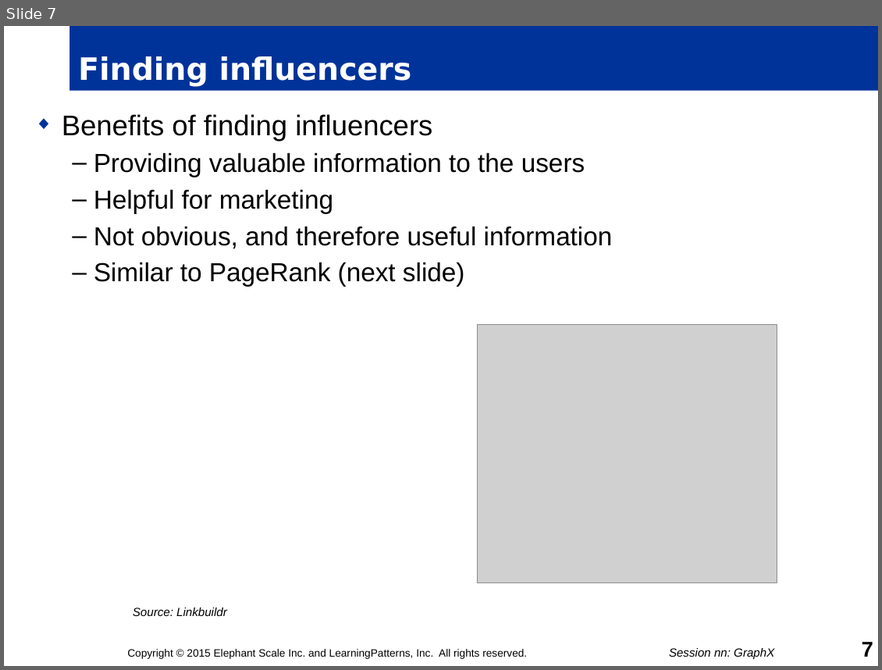
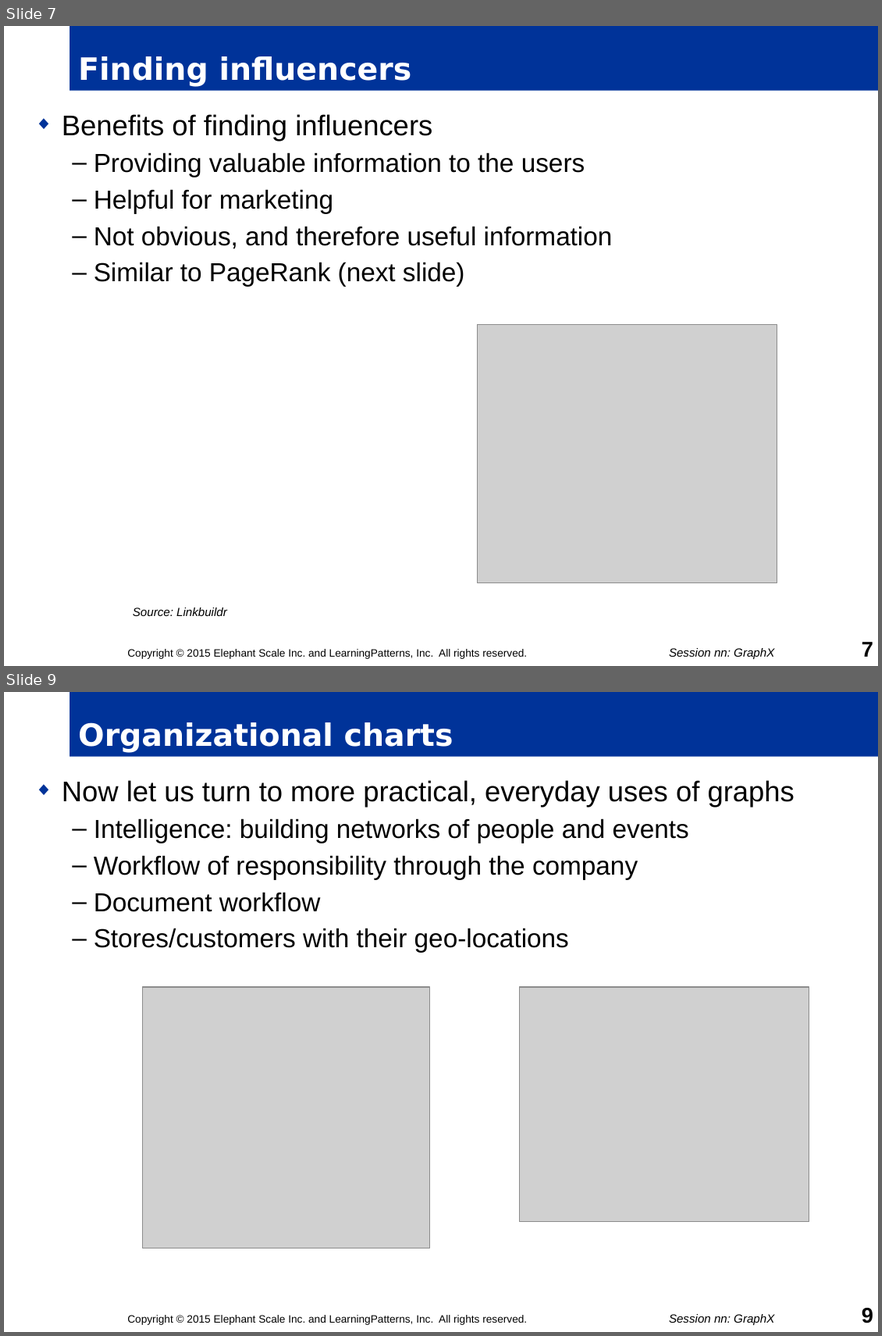
Before and after one commit to mattvinks/spark-labs, a slide deck: slides/nn_GraphX.pptm. Shown one above the other, each under a label of ours: slide 7 before the commit, slides 7 and 9 after it; the slides between them are not shown. The pictures are 882x670 and 882x1336 pixels, drawn with LibreOffice and Linux fonts; fonts in the diff are those of the drawing; grey boxes stand for pictures; background and template pictures are left out. Boxes give left, top, right and bottom in pixels: in the first picture for what was removed or moved away, otherwise in the second. Text is boxed around its words. In the diff, an @@ line names an element or a change of style, - is before the commit and + after.

```diff
--- a/slides/nn_GraphX.pptm
+++ b/slides/nn_GraphX.pptm
@@ slide 9 added at (x1=4, y1=692, x2=878, y2=1332), background #FFFFFF @@
@@ title added at (x1=70, y1=692, x2=878, y2=757), fill #003399, 26 pt, text #FFFFFF, bold @@
+Organizational charts
@@ text added at (x1=62, y1=780, x2=794, y2=953), 22 pt, text #000000 @@
+◆ Now let us turn to more practical, everyday uses of graphs
+  – Intelligence: building networks of people and events
+  – Workflow of responsibility through the company
+  – Document workflow
+  – Stores/customers with their geo-locations
@@ picture added at (x1=142, y1=987, x2=429, y2=1247) @@
@@ picture added at (x1=519, y1=987, x2=808, y2=1222) @@
@@ text added at (x1=127, y1=1314, x2=527, y2=1325), 9 pt, text #000000 @@
+Copyright © 2015 Elephant Scale Inc. and LearningPatterns, Inc. All rights reserved.
@@ text added at (x1=669, y1=1314, x2=774, y2=1325), 10 pt, text #000000, italic @@
+Session nn: GraphX
@@ page number added at (x1=861, y1=1307, x2=873, y2=1323), 18 pt, text #000000, bold @@
+9
```
Also in this commit, not shown: 3 slides changed, 8 other slides added, 1 slide removed.
